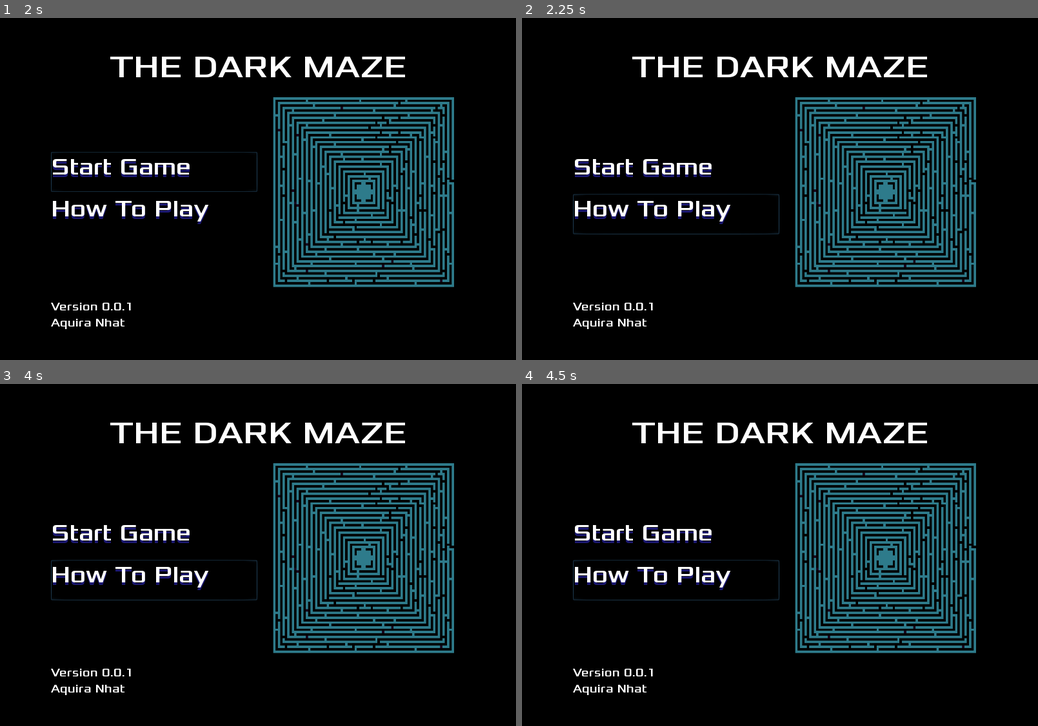
Above: before the commit, frames 1-4 (two rows, left to right).
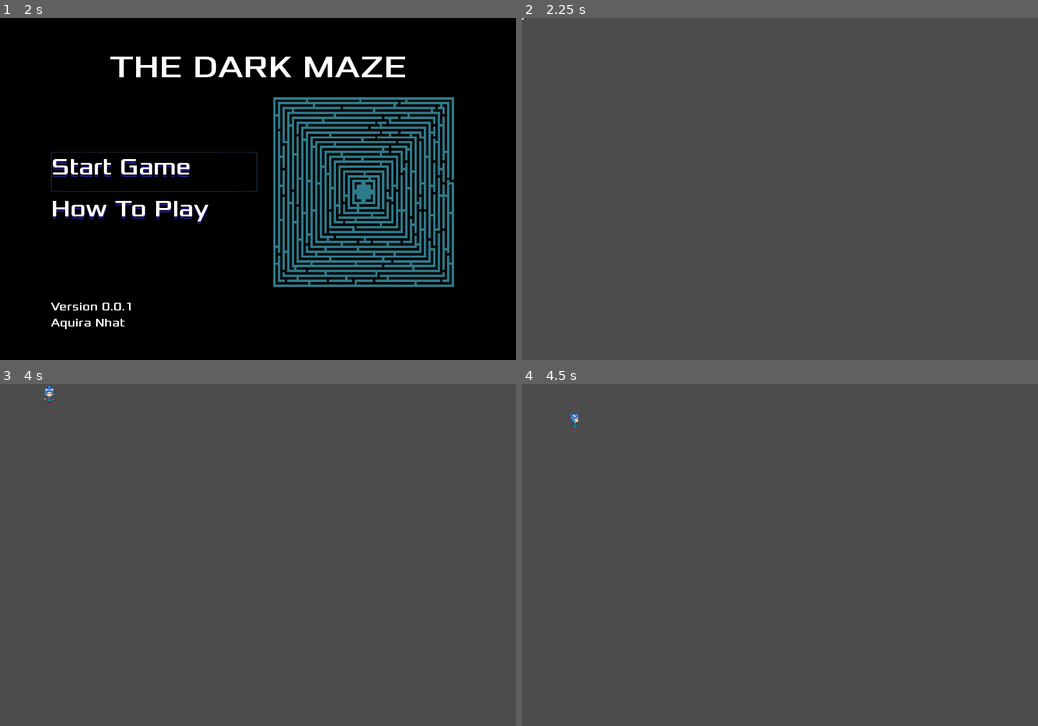
Above: after the commit, the same moments.

Repository: Nhat180/MazeGame
Game: Godot game, scene res://UI/Title screen/TitleScreen.tscn
Same seed, same stepped clock (60 frames per second), same inputs: the game is played once before the commit and once after it.
Inputs:
- Up to frame 1 (2 s): click "Start Game" at 0.5 s; click "Start Game" at 1.25 s
- Up to frame 2 (2.25 s): click "How To Play" at 2 s
- Up to frame 3 (4 s): hold Right (ui_right) 2.78-3.53 s; hold Down (ui_down) from 3.53 s (still down)
- Up to frame 4 (4.5 s): release Down (ui_down) at 4.28 s; hold Right (ui_right) from 4.28 s (still down)

Frame 1 is identical in both runs. In frame 2, 100% of the frame differs, in the area x 0-100%, y 0-100%; in frame 3, 100%; in frame 4, 100%.

Commit message:
Update TitleScreen.tscn

Diff:
--- a/UI/Title screen/TitleScreen.tscn
+++ b/UI/Title screen/TitleScreen.tscn
@@ -1,9 +1,10 @@
-[gd_scene load_steps=7 format=2]
+[gd_scene load_steps=8 format=2]
 
 [ext_resource path="res://Font/Xolonium-Regular.ttf" type="DynamicFontData" id=1]
 [ext_resource path="res://UI/Title screen/Button/GuideButton.tscn" type="PackedScene" id=2]
 [ext_resource path="res://UI/Title screen/Button/StartGameButton.tscn" type="PackedScene" id=3]
 [ext_resource path="res://logomaze.png" type="Texture" id=4]
+[ext_resource path="res://UI/Title screen/TitleScreen.gd" type="Script" id=5]
 
 [sub_resource type="DynamicFont" id=1]
 size = 64
@@ -16,6 +17,7 @@
 [node name="TitleScreen" type="Control"]
 anchor_right = 1.0
 anchor_bottom = 1.0
+script = ExtResource( 5 )
 __meta__ = {
 "_edit_use_anchors_": false
 }
@@ -58,17 +60,15 @@
 size_flags_vertical = 3
 alignment = 1
 
-[node name="StartGame" parent="Menu/CenterRow/Buttons" instance=ExtResource( 3 )]
+[node name="StartGame2" parent="Menu/CenterRow/Buttons" instance=ExtResource( 3 )]
 margin_top = 123.0
 margin_right = 410.0
 margin_bottom = 203.0
-script = null
 
 [node name="Guide" parent="Menu/CenterRow/Buttons" instance=ExtResource( 2 )]
 margin_top = 207.0
 margin_right = 410.0
 margin_bottom = 287.0
-script = null
 
 [node name="CenterContainer" type="CenterContainer" parent="Menu/CenterRow"]
 margin_left = 414.0
